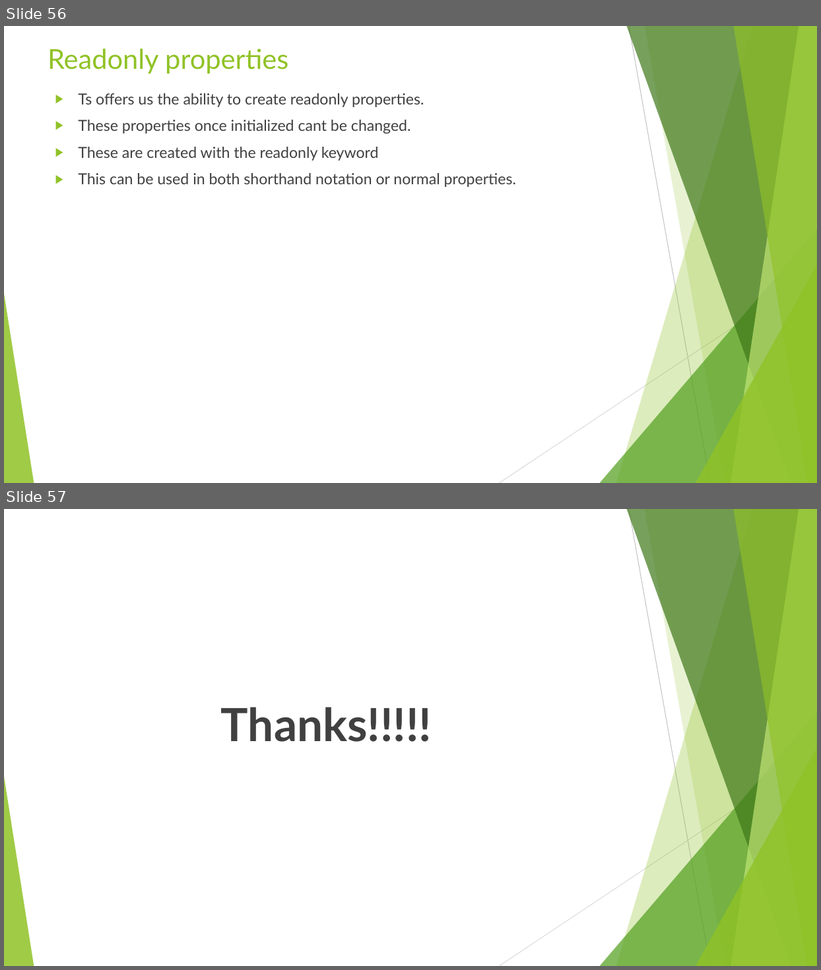
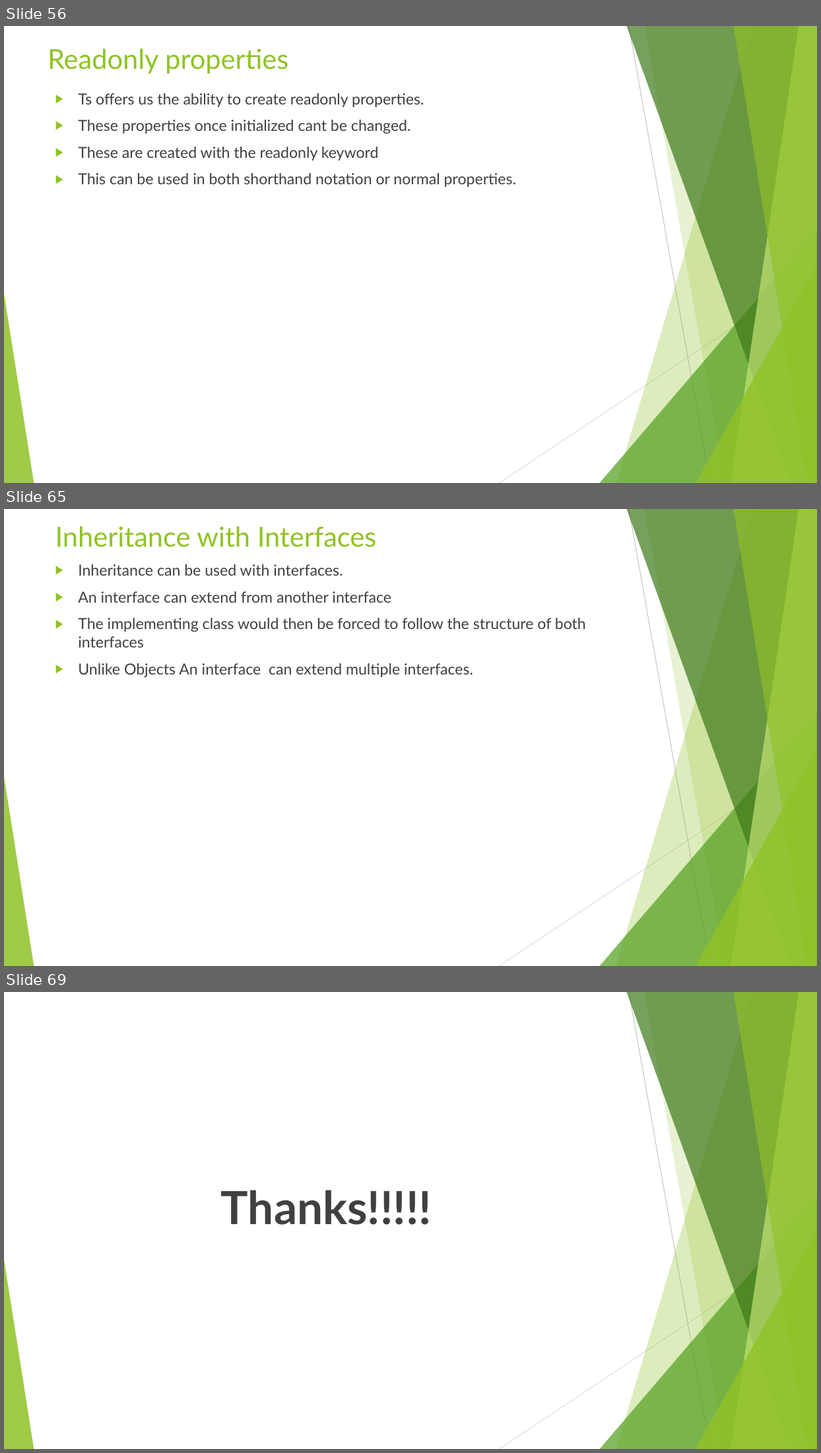
Before and after one commit to rudhrainfogain/TypeScript, a slide deck: PPT/TypeScriptv5.pptx. Shown one above the other, each under a label of ours: slides 56 and 57 before the commit, slides 56, 65 and 69 after it; the slides between them are not shown. The pictures are 821x970 and 821x1453 pixels, drawn with LibreOffice and Linux fonts; fonts in the diff are those of the drawing. Boxes give left, top, right and bottom in pixels: in the first picture for what was removed or moved away, otherwise in the second. Text is boxed around its words. In the diff, an @@ line names an element or a change of style, - is before the commit and + after.

Commit message:
Classes and Interfaces Complete

```diff
--- a/PPT/TypeScriptv5.pptx
+++ b/PPT/TypeScriptv5.pptx
@@ slide 65 added at bbox=[4, 509, 817, 966], background #FFFFFF; not listed: 10 template elements that a slide beside it also shows @@
@@ title added at bbox=[55, 526, 377, 547], 32.4 pt, text #90C226 @@
+Inheritance with Interfaces
@@ text added at bbox=[78, 564, 586, 677], 18 pt, text #404040 @@
+▶ Inheritance can be used with interfaces.
+▶ An interface can extend from another interface
+▶ The implementing class would then be forced to follow the structure of both interfaces
+▶ Unlike Objects An interface can extend multiple interfaces.
@@ what was slide 57 is now slide 69 @@
```
Also in this commit, not shown: 1 slide changed, 11 other slides added, 3 other files.
